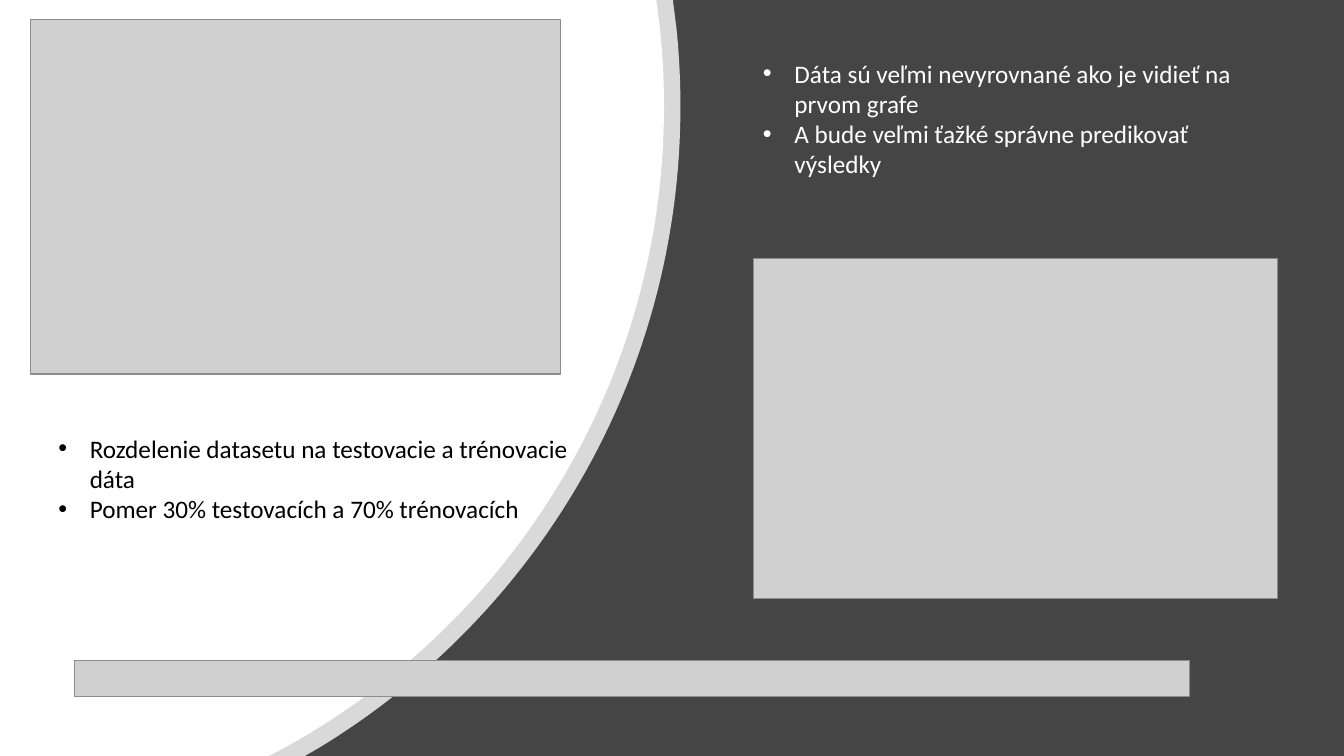
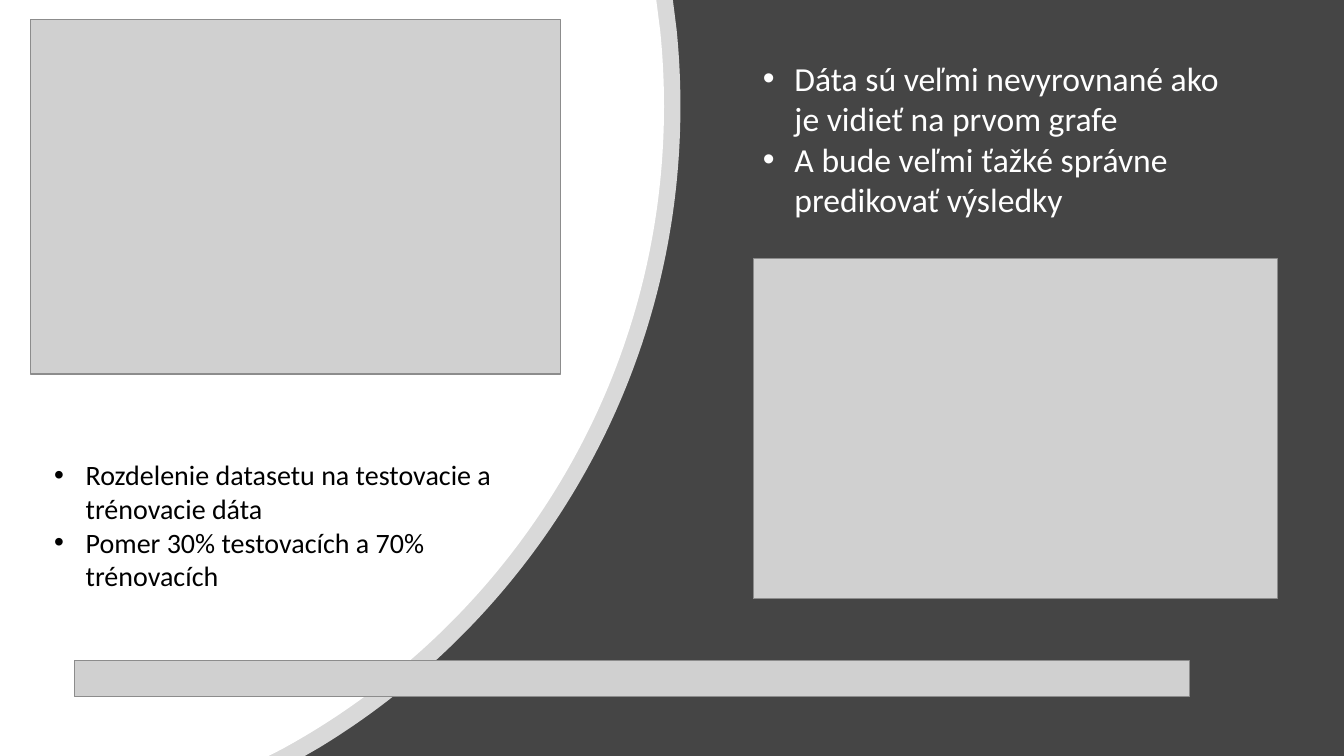
Before and after one commit to kristiankluka/Kluka_NS2021, a slide deck: slide 4 of NS_prezentácia_Kluka.pptx. Drawn at 1344x756 pixels with LibreOffice and Linux fonts; fonts in the diff are those of the drawing; grey boxes stand for pictures. Boxes give left, top, right and bottom in pixels: in the first picture for what was removed or moved away, otherwise in the second. Text is boxed around its words. In the diff, an @@ line names an element or a change of style, - is before the commit and + after.

```diff
--- a/NS_prezentácia_Kluka.pptx
+++ b/NS_prezentácia_Kluka.pptx
@@ text "Dáta sú veľmi nevyrovnané ako ..." at [794, 67, 1219, 218]: size 18 to 24 pt @@
@@ text "Rozdelenie datasetu na testovacie a ...": place and size @@
-text "Rozdelenie datasetu na testovacie a ..." at [90, 440, 567, 519]
+text "Rozdelenie datasetu na testovacie a ..." at [86, 465, 490, 587]
@@ text "Rozdelenie datasetu na testovacie a ..." at [86, 465, 490, 587]: size 18 to 20 pt @@
```
Also in this commit, not shown: 4 other slides changed.
